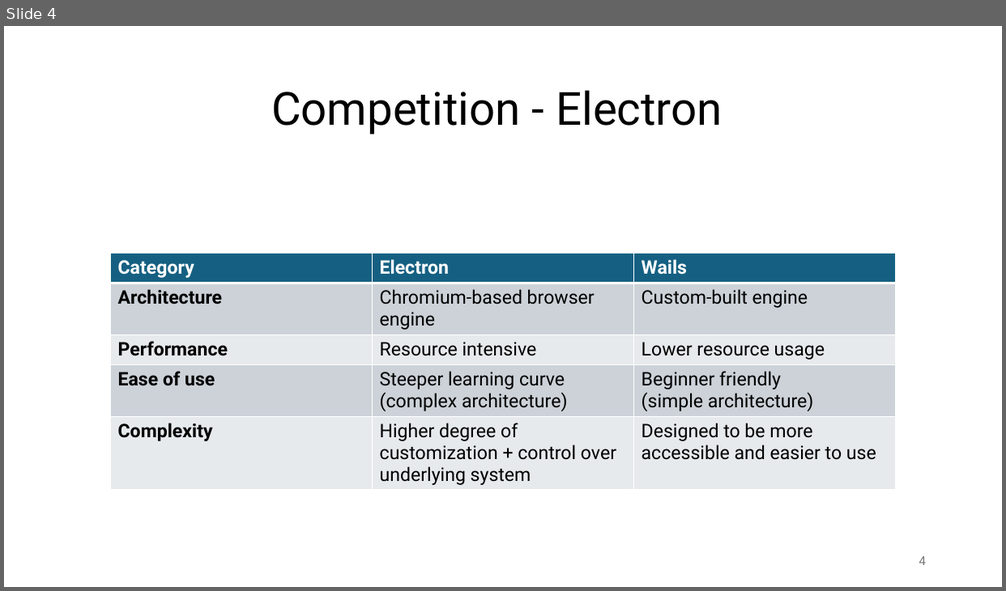
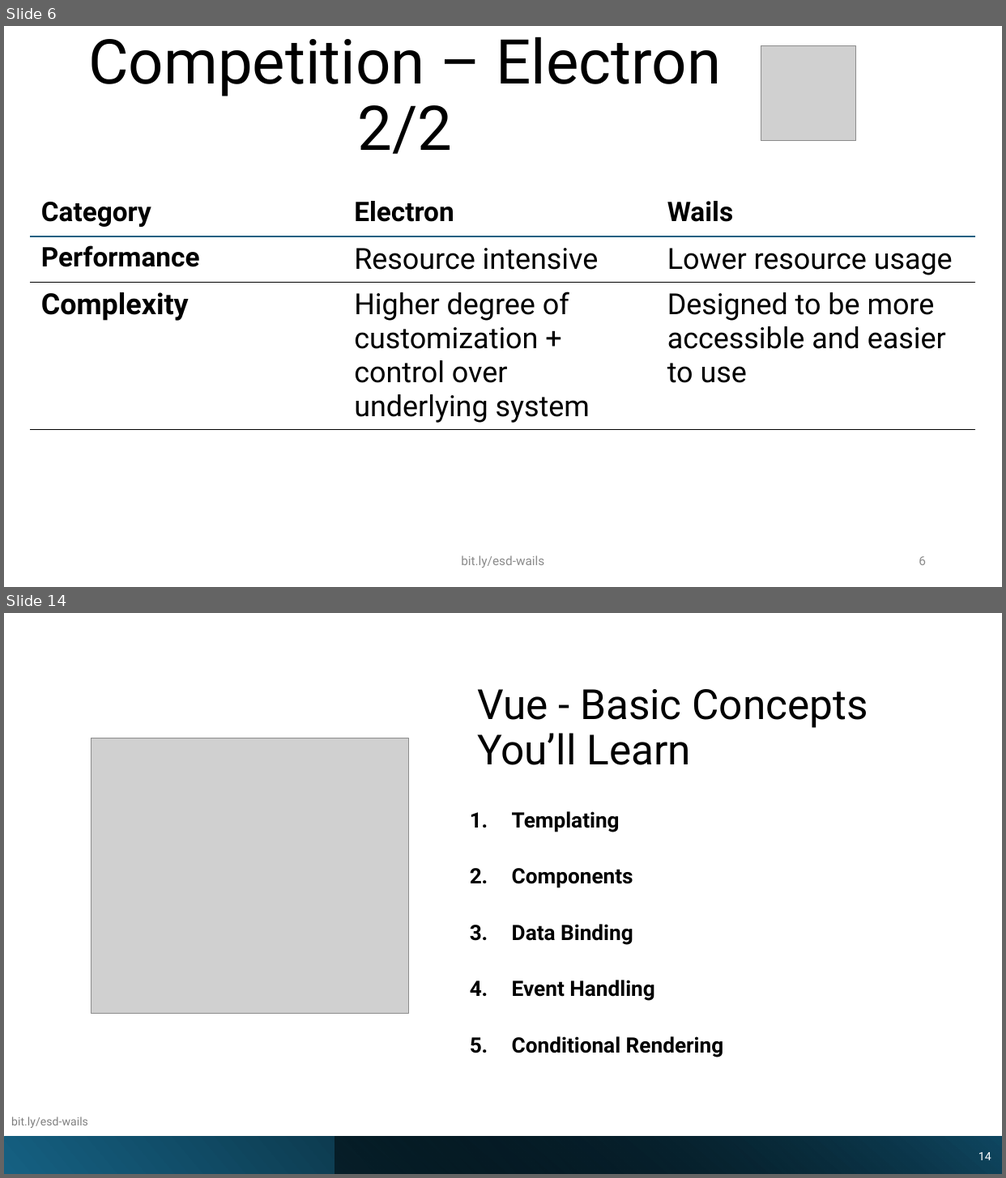
Before and after one commit to hiphof/esd-2024-wailsvue, a slide deck: presentation/Wails-Vue_Presentation.pptx. Shown one above the other, each under a label of ours: slide 4 before the commit, slides 6 and 14 after it; the slides between them are not shown. The pictures are 1006x591 and 1006x1178 pixels, drawn with LibreOffice and Linux fonts; fonts in the diff are those of the drawing; grey boxes stand for pictures. Boxes give left, top, right and bottom in pixels: in the first picture for what was removed or moved away, otherwise in the second. Text is boxed around its words. In the diff, an @@ line names an element or a change of style, - is before the commit and + after.

```diff
--- a/presentation/Wails-Vue_Presentation.pptx
+++ b/presentation/Wails-Vue_Presentation.pptx
@@ slide 14 added at <box>4,613,1002,1174</box>, background #FFFFFF @@
@@ title added at <box>477,689,867,765</box>, 40 pt, text #000000 @@
+Vue - Basic Concepts You’ll Learn
@@ picture added at <box>91,739,409,1014</box> @@
@@ text added at <box>512,811,724,1058</box>, 20.4 pt, text #000000, bold @@
+1. Templating
+2. Components
+3. Data Binding
+4. Event Handling
+5. Conditional Rendering
@@ text added at <box>11,1117,88,1128</box>, 11 pt, text #808080 @@
+bit.ly/esd-wails
@@ rectangle added at <box>4,1137,1002,1174</box>, fill gradient #156082 to #000000 @@
@@ rectangle added at <box>335,1137,1002,1174</box>, fill gradient #000000 to #104862 @@
@@ page number added at <box>978,1152,991,1161</box>, 11 pt, text #FFFFFF @@
+14
@@ what was slide 4 is now slide 6 @@
@@ slide 6 changed as well @@
@@ title at <box>88,37,722,154</box>: text changed; size 44 to 59.4 pt @@
-Competition - Electron
+Competition – Electron 2/2
@@ picture added at <box>761,45,856,140</box> @@
@@ table at <box>30,191,975,433</box> @@
-row 2: Architecture | Chromium-based browser engine | Custom-built engine
-row 4: Ease of use | Steeper learning curve / (complex architecture) | Beginner friendly / (simple architecture)
@@ table: place and size @@
-table at <box>110,253,897,493</box>
+table at <box>30,191,975,433</box>
@@ text added at <box>461,556,544,568</box>, 12 pt, text #8C8C8C @@
+bit.ly/esd-wails
@@ page number at <box>918,557,926,565</box>: text changed; text colour #797979 to #8C8C8C @@
-4
+6
```
Also in this commit, not shown: 5 other slides changed, 9 other slides added, 8 slides removed, 1 other file.
